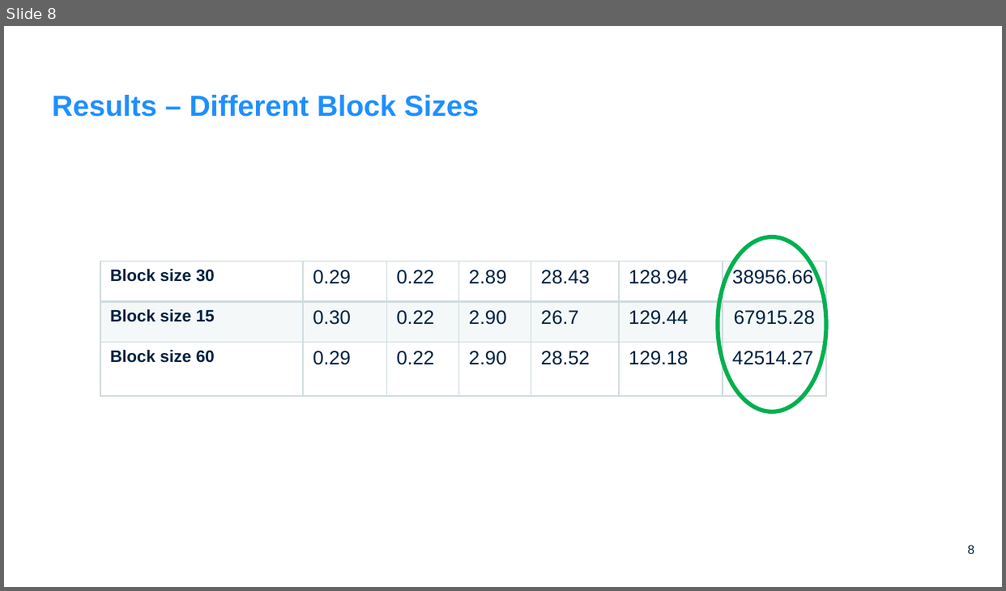
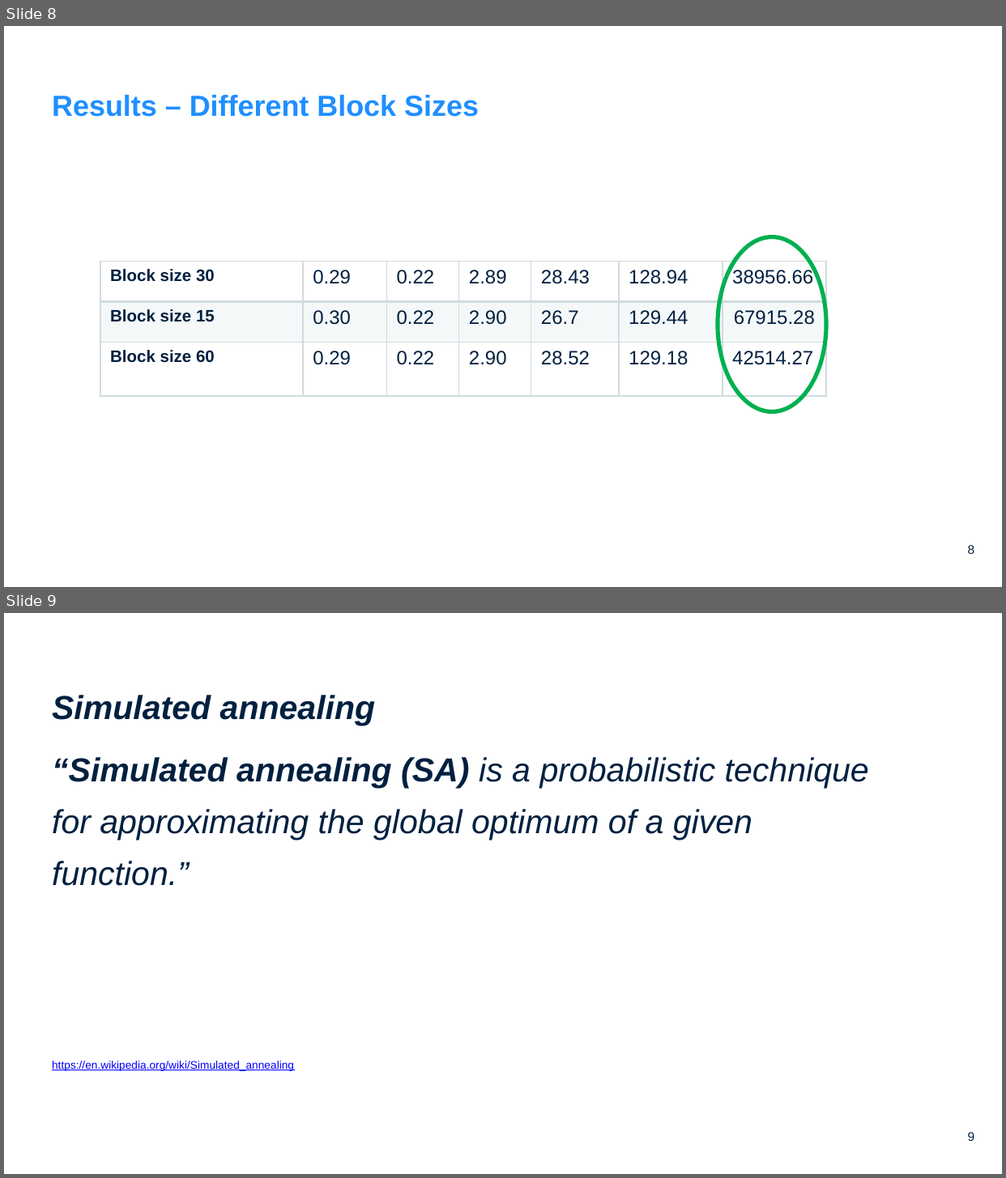
Before and after one commit to mkhfring/travellingSalesMan, a slide deck: COSC507-FinalProject-TSP.pptx. Shown one above the other, each under a label of ours: slide 8 before the commit, slides 8 and 9 after it. The pictures are 1006x591 and 1006x1178 pixels, drawn with LibreOffice and Linux fonts; fonts in the diff are those of the drawing; background and template pictures are left out. Boxes give left, top, right and bottom in pixels: in the first picture for what was removed or moved away, otherwise in the second. Text is boxed around its words. In the diff, an @@ line names an element or a change of style, - is before the commit and + after.

```diff
--- a/COSC507-FinalProject-TSP.pptx
+++ b/COSC507-FinalProject-TSP.pptx
@@ slide 9 added at (x1=4, y1=613, x2=1002, y2=1174), background #FFFFFF; not listed: 1 template element that a slide beside it also shows @@
@@ title added at (x1=52, y1=695, x2=376, y2=726), 24 pt, text #002040, bold, italic @@
+Simulated annealing
@@ text added at (x1=52, y1=757, x2=869, y2=1071), 24 pt, text #002040, italic @@
+“Simulated annealing (SA) is a probabilistic technique for approximating the global optimum of a given function.”
+https://en.wikipedia.org/wiki/Simulated_annealing
```
Also in this commit, not shown: 6 other slides added, 1 slide removed.
